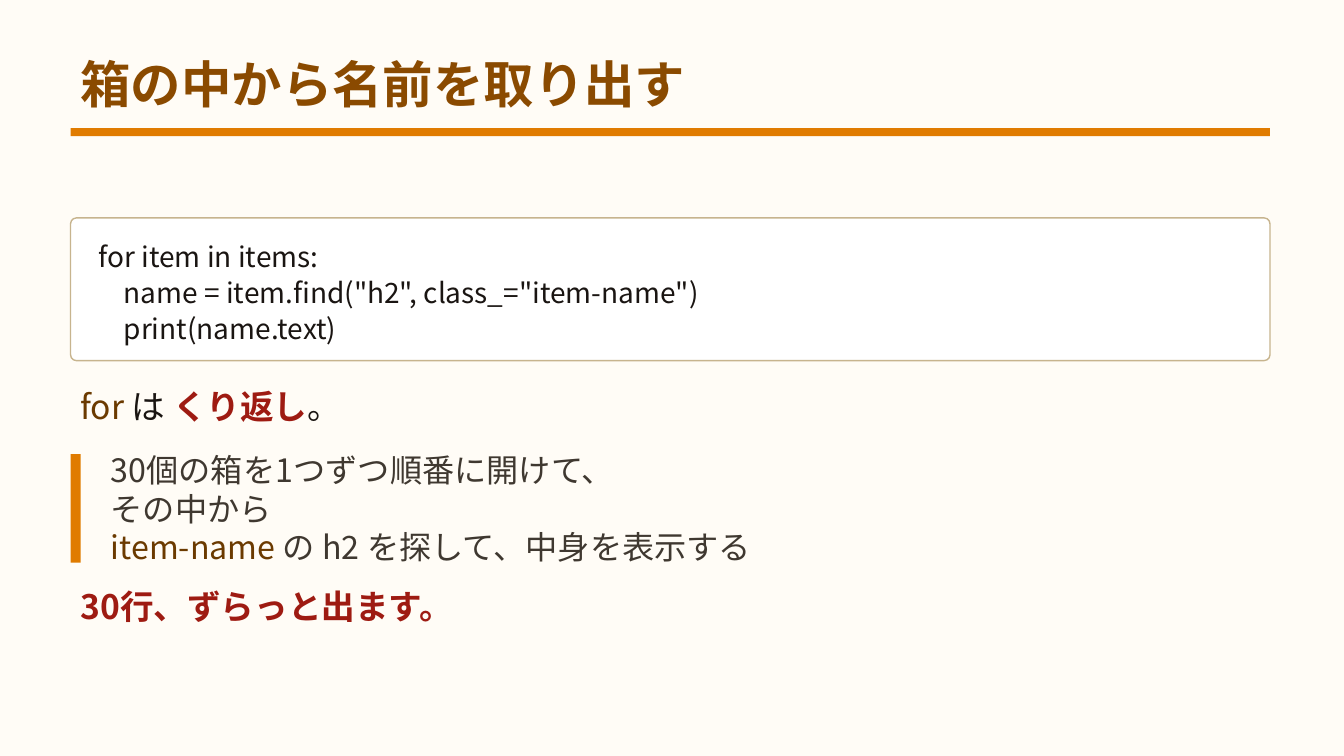
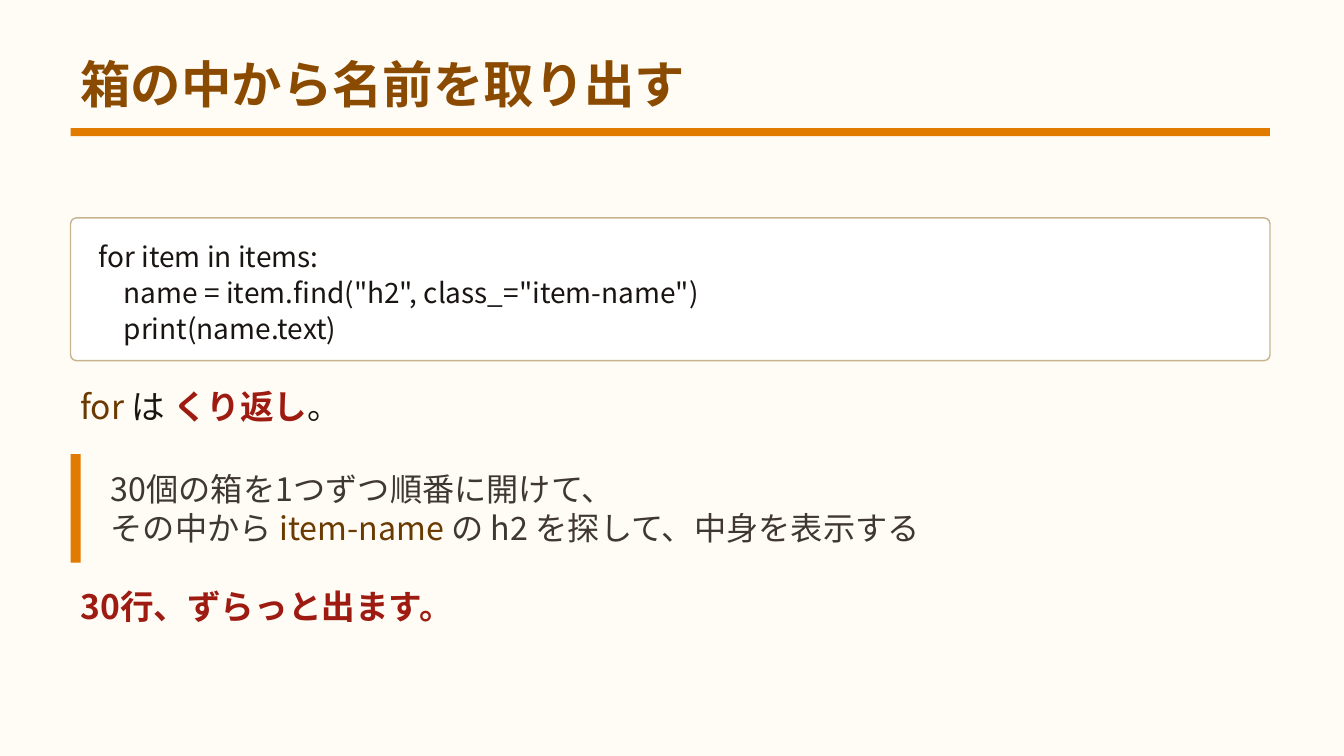
Before and after one commit to yuracode/isshop, a slide deck: slide 29 of docs/slides.pptx. Drawn at 1344x756 pixels with LibreOffice and Linux fonts; fonts in the diff are those of the drawing. Boxes give left, top, right and bottom in pixels: in the first picture for what was removed or moved away, otherwise in the second. Text is boxed around its words. In the diff, an @@ line names an element or a change of style, - is before the commit and + after.

```diff
--- a/docs/slides.pptx
+++ b/docs/slides.pptx
@@ text at [111,513,920,543]: text changed @@
-その中から
-item-name の h2 を探して、中身を表示する
+その中から item-name の h2 を探して、中身を表示する
```
Also in this commit, not shown: 7 other slides changed, 3 other files.
